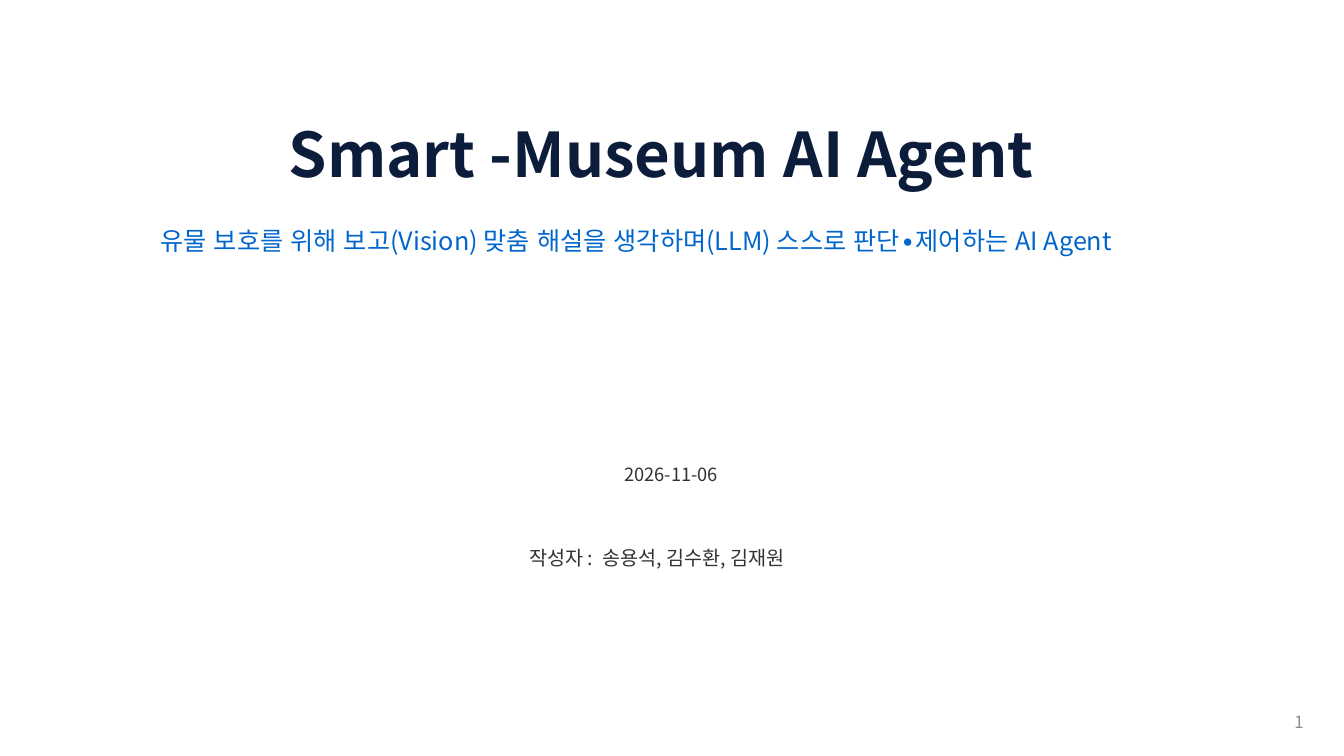
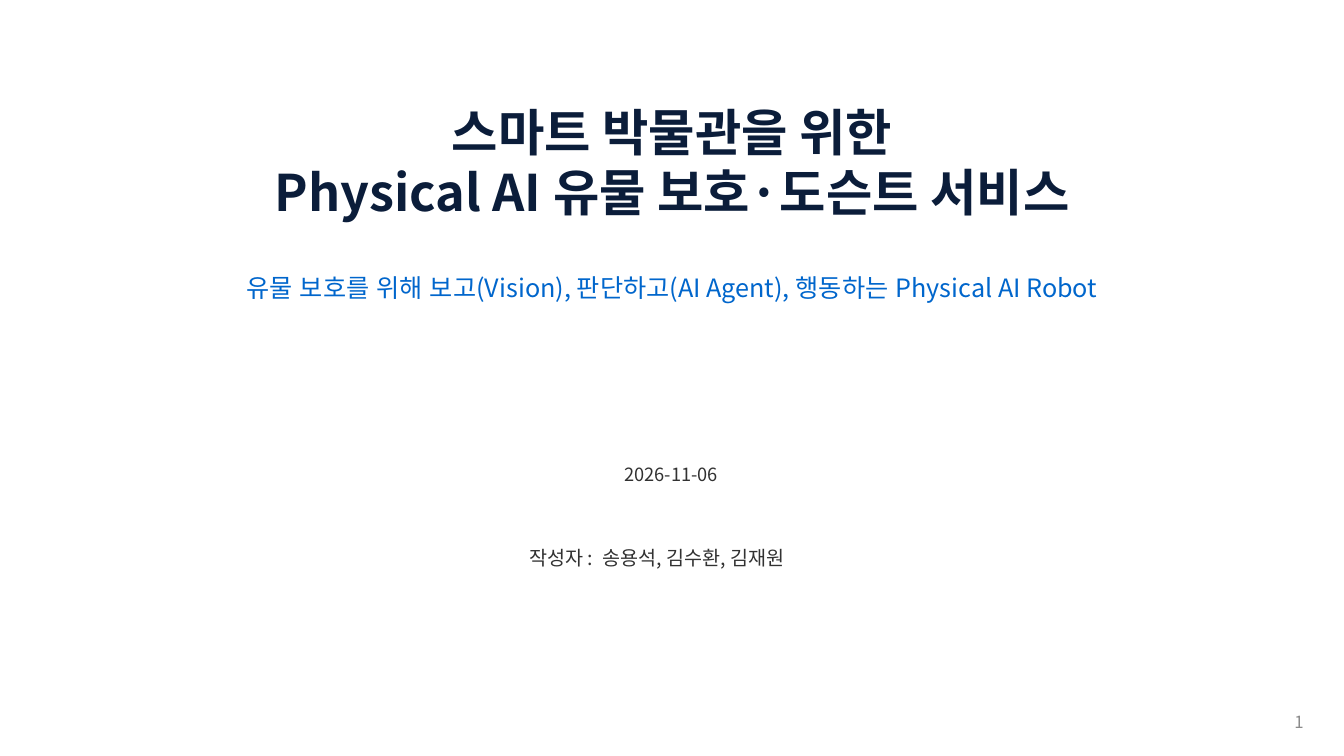
Before and after one commit to selkis4u/smart-museum-aiagent, a slide deck: slide 1 of docs/requirements/3조_스마트박물관_AI_Agent_기획서_v0.8.pptx. Drawn at 1344x756 pixels with LibreOffice and Linux fonts; fonts in the diff are those of the drawing. Boxes give left, top, right and bottom in pixels: in the first picture for what was removed or moved away, otherwise in the second. Text is boxed around its words. In the diff, an @@ line names an element or a change of style, - is before the commit and + after.

Commit message:
기획서 v0.8 제목·부제를 Physical AI 서비스로 변경
- 제목: 스마트 박물관을 위한 Physical AI 유물 보호·도슨트 서비스
- 부제: 유물 보호를 위해 보고(Vision), 판단하고(AI Agent), 행동하는 Physical AI Robot
- 표지·마지막 장·버전 표 반영

```diff
--- a/docs/requirements/3조_스마트박물관_AI_Agent_기획서_v0.8.pptx
+++ b/docs/requirements/3조_스마트박물관_AI_Agent_기획서_v0.8.pptx
@@ text at [274,108,1069,223]: text changed; size 44 to 36 pt @@
-Smart -Museum AI Agent
+스마트 박물관을 위한
+Physical AI 유물 보호·도슨트 서비스
@@ text at [247,276,1097,303]: text changed @@
-유물 보호를 위해 보고(Vision) 맞춤 해설을 생각하며(LLM) 스스로 판단∙제어하는 AI Agent
+유물 보호를 위해 보고(Vision), 판단하고(AI Agent), 행동하는 Physical AI Robot
```
Also in this commit, not shown: 2 other slides changed, 1 other file.
